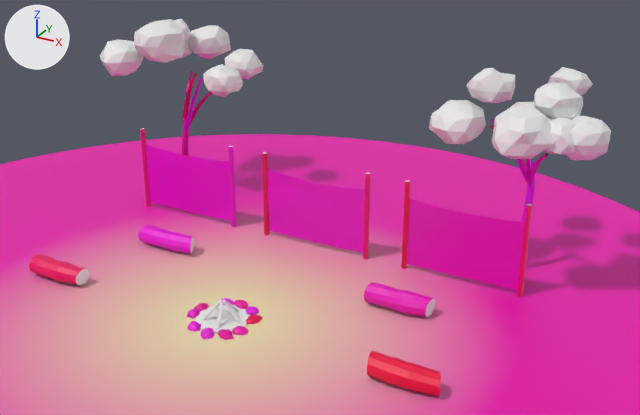
Two versions of the glTF model assets/court_sets/court_chapter_00.glb, one commit apart.
Before and after are seen from a 50 mm lens placed at (9.64, -13.26, 9.7), pointed at (0.6, 3.17, 1.49). Lighting does not change. The marker at upper left points along +X, +Y and +Z. The first picture is the older version. Vertices at exactly the same position are counted once.

Objects in the first picture: 'Ground', 'Hearth', 'LogSeat_0', 'LogSeat_1', 'LogSeat_2', 'LogSeat_3', 'Trees_0', 'Trees_1', 'WindbreakPost_0', 'WindbreakPost_1', 'WindbreakPost_2', 'WindbreakPost_2_R', 'Windbreak_0', 'Windbreak_1', 'Windbreak_2' and 2 more.
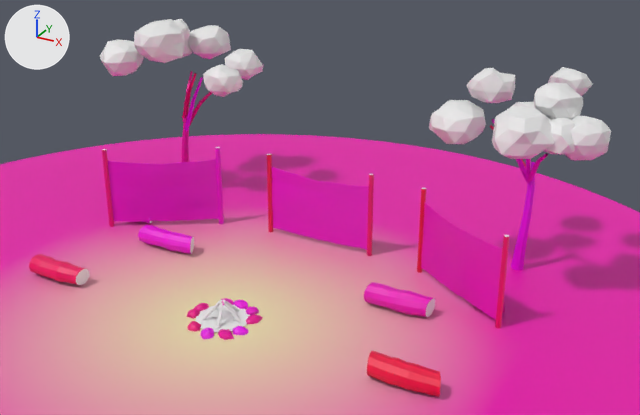
Edits to the bpy script that builds the scene:
```text
Add mat_hide_dark:
    mat_hide_dark = bpy.data.materials.new('HIDE_DARK')
    # nodes: BsdfPrincipled, Mix, OutputMaterial, VertexColor
    # colours: white #e7e7e7, mixed with the vertex colours
Change me_hearth:
    where me_hearth.from_pydata(...)  # 872 vertices, 1628 faces; spans x -0.79..0.77, y -0.85..0.82, z -0.04..0.44
    me_hearth part 1: 800 faces centred in x -0.78..0.76, y -0.83..0.8, z -0.04..0.11 are repainted in the vertex colours; the middle colour goes from pink #ff00c8 to pink #ff00b8
Change me_windbreak_0:
    remove me_windbreak_0.from_pydata(...)  # 132 vertices, 260 faces; spans x -5.2..-2.4, y 3.92..4.02, z 0.12..1.8
    add me_windbreak_0.from_pydata(...)  # 132 vertices, 260 faces; spans x -5.21..-2.8, y 2.49..4.02, z 0.12..1.8
    me_windbreak_0 part 2: the whole mesh is multiplied about its middle by the matrix ((0.857, -0.758, 0.0), (0.535, 1.213, 0.0), (0.0, 0.0, 1.0)), then moved by (-0.18, -0.76, 0.0)
Change me_windbreak_1:
    remove me_windbreak_1.from_pydata(...)  # 132 vertices, 260 faces; spans x -1.4..1.4, y 3.92..4.03, z 0.12..1.8
    add me_windbreak_1.from_pydata(...)  # 132 vertices, 260 faces; spans x -1.4..1.4, y 4.08..4.23, z 0.12..1.8
    me_windbreak_1 part 3: the whole mesh is scaled about its middle by (1, 1.41, 1), then moved by (0.0, 0.18, 0.0)
Change me_windbreak_2:
    remove me_windbreak_2.from_pydata(...)  # 132 vertices, 260 faces; spans x 2.4..5.2, y 3.91..4.02, z 0.12..1.8
    add me_windbreak_2.from_pydata(...)  # 132 vertices, 260 faces; spans x 2.79..5.21, y 2.49..4.02, z 0.12..1.8
    me_windbreak_2 part 4: 132 of 132 vertices moved; they spanned x 2.4..5.2, y 3.91..4.02, z 0.12..1.8 and now span x 2.79..5.21, y 2.49..4.02, z 0.12..1.8; mean shift (0.18, -0.76, 0.0)
Change me_windbreakpost_0:
    remove me_windbreakpost_0.from_pydata(...)  # 50 vertices, 96 faces; spans x -5.27..-5.14, y 3.93..4.06, z -0.08..2.2
    add me_windbreakpost_0.from_pydata(...)  # 50 vertices, 96 faces; spans x -5.27..-5.14, y 2.43..2.56, z -0.08..2.1
    me_windbreakpost_0 part 5: the whole mesh is scaled about its middle by (1, 1, 0.956), then moved by (0.0, -1.5, -0.05)
Change me_windbreakpost_1:
    remove me_windbreakpost_1.from_pydata(...)  # 50 vertices, 96 faces; spans x -1.47..-1.34, y 3.93..4.06, z -0.08..2.2
    add me_windbreakpost_1.from_pydata(...)  # 50 vertices, 96 faces; spans x -1.47..-1.34, y 4.13..4.26, z -0.08..2.1
    me_windbreakpost_1 part 6: the whole mesh is scaled about its middle by (1, 1, 0.956), then moved by (0.0, 0.2, -0.05)
Change me_windbreakpost_2:
    remove me_windbreakpost_2.from_pydata(...)  # 50 vertices, 96 faces; spans x 2.33..2.46, y 3.93..4.06, z -0.08..2.2
    add me_windbreakpost_2.from_pydata(...)  # 50 vertices, 96 faces; spans x 2.73..2.86, y 3.93..4.06, z -0.08..2.1
    me_windbreakpost_2 part 7: the whole mesh is scaled about its middle by (1, 1, 0.956), then moved by (0.4, 0.0, -0.05)
Change me_windbreakpost_2_r:
    remove me_windbreakpost_2_r.from_pydata(...)  # 50 vertices, 96 faces; spans x 5.13..5.26, y 3.93..4.06, z -0.08..2.2
    add me_windbreakpost_2_r.from_pydata(...)  # 50 vertices, 96 faces; spans x 5.13..5.26, y 2.43..2.56, z -0.08..2.1
    me_windbreakpost_2_r part 8: the whole mesh is scaled about its middle by (1, 1, 0.956), then moved by (0.0, -1.5, -0.05)
Add ob_hideroll_1:
    ob_hideroll_1 = bpy.data.objects.new('HideRoll_1', me_hideroll_1)  # 101 vertices, 198 faces; spans x 4.429..5.185, y 2.922..3.252, z 0.011..0.308
    ob_hideroll_1.location = (0.0, 0.0, 0.0)
Add ob_hideroll_0:
    ob_hideroll_0 = bpy.data.objects.new('HideRoll_0', me_hideroll_0)  # 101 vertices, 198 faces; spans x -5.071..-4.315, y 2.922..3.252, z 0.011..0.308
    ob_hideroll_0.location = (0.0, 0.0, 0.0)
```

What differs and where, as boxes (x1, y1, x2, y2) in the pictures (640 x 415 px):
'Windbreak_2', reshaped (31% narrower, 28% taller)
    before: (407, 198, 525, 290)
    after: (421, 202, 502, 320)
'Windbreak_0', reshaped (30% wider, 18% shorter)
    before: (145, 144, 231, 221)
    after: (107, 159, 219, 222)
'Windbreak_1', mesh rescaled
    before: (267, 169, 365, 253)
    after: (271, 166, 369, 250)
'WindbreakPost_2_R', moved, rescaled
    before: (517, 204, 532, 297)
    after: (495, 235, 510, 328)
'WindbreakPost_2', moved, rescaled
    before: (401, 180, 410, 269)
    after: (417, 187, 426, 273)
'WindbreakPost_1', moved, rescaled
    before: (262, 152, 269, 235)
    after: (267, 154, 273, 232)
'WindbreakPost_0', moved, rescaled (17% wider)
    before: (140, 128, 151, 206)
    after: (102, 149, 115, 227)
'HideRoll_0', added (mostly hidden)
    after: (141, 217, 152, 223)
'HideRoll_1', added (mostly hidden)
    after: (473, 300, 505, 313)
part 1 of me_hearth, recoloured
    both: (187, 298, 262, 338)
